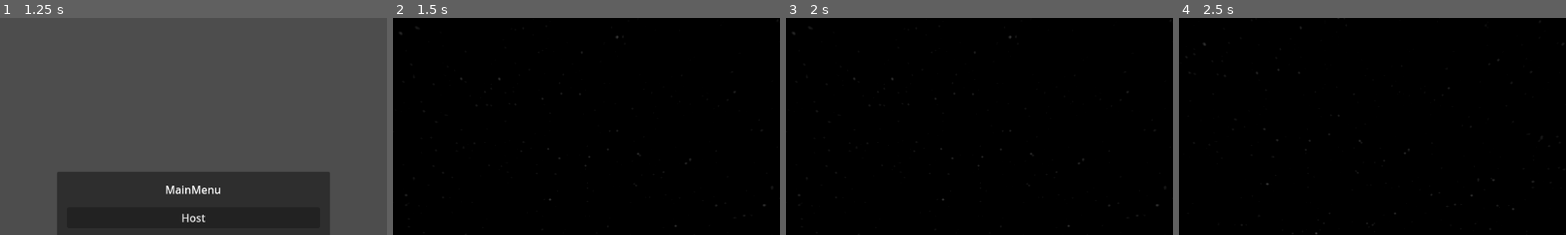
Above: before the commit, frames 1-4 (left to right).
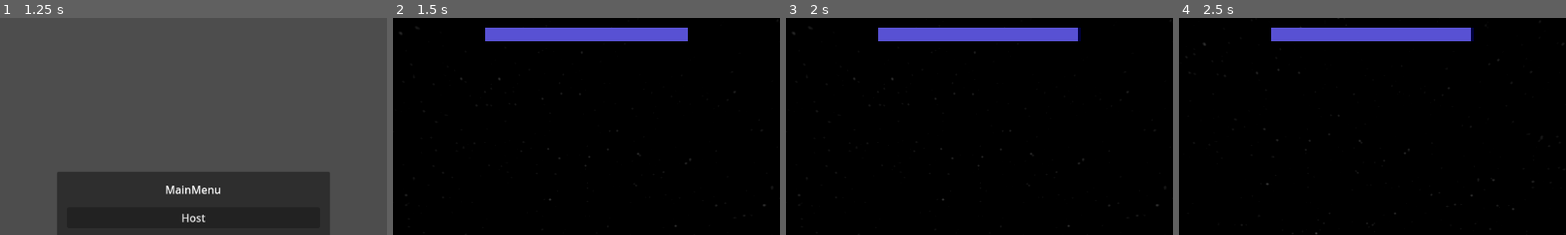
Above: after the commit, the same moments.

Repository: YuraStebel/CosmosGodotProject
Game: Godot game, scene res://scenes/wrld.tscn
Two runs of this game, one before a commit and one after it. Both use one fixed random seed, a clock stepped at 60 frames per second and the inputs below. The engine's default icon, where the game draws it, is replaced by a stand-in: a white triangle on a blue panel in a dark square.
Inputs (mouse positions are % of the whole screen's width and height, from its top left):
- Up to frame 1 (1.25 s): click (50, 60) at 0.52 s; type "12" at 0.6 s
- Up to frame 2 (1.5 s): click "Host" at 1.25 s
- Up to frame 3 (2 s): no input
- Up to frame 4 (2.5 s): tap Enter (ui_accept) at 2, 2.27 s; move the mouse to (55, 50) at 2.02 s; hold W (forward) from 2.03 s (still down); tap D (righ) at 2.1 s
The pictures show only the part of the screen within x 25-75%, y 0-50%; the shares and areas given below are measured in that part.

Frame 1 is identical in both runs. In frame 2, 3.3% of the frame differs, in the area x 23-77%, y 4-11%; in frame 3, 3.3%; in frame 4, 3.3%.

Commit message:
added oxygen bar

Diff:
--- a/scenes/player.tscn
+++ b/scenes/player.tscn
@@ -1,7 +1,9 @@
-[gd_scene load_steps=6 format=3 uid="uid://cc3xq36jc4yo"]
+[gd_scene load_steps=8 format=3 uid="uid://cc3xq36jc4yo"]
 
 [ext_resource type="Script" uid="uid://5bierablijt0" path="res://scripts/rigid_body_3d.gd" id="1_4flbx"]
 [ext_resource type="Script" uid="uid://dxru75ln0auhr" path="res://scripts/stats.gd" id="2_g2els"]
+[ext_resource type="Texture2D" uid="uid://dtohxgx8784ld" path="res://images/HUD/oxygenbarbackground.png" id="3_dqkch"]
+[ext_resource type="Texture2D" uid="uid://bwx2p7b6c2rn7" path="res://images/HUD/oxygenbar.png" id="4_qlg0r"]
 
 [sub_resource type="CapsuleShape3D" id="CapsuleShape3D_h5h1p"]
 
@@ -41,3 +43,29 @@
 
 [node name="Stats" type="Node" parent="."]
 script = ExtResource("2_g2els")
+
+[node name="Control" type="Control" parent="."]
+layout_mode = 3
+anchors_preset = 15
+anchor_right = 1.0
+anchor_bottom = 1.0
+grow_horizontal = 2
+grow_vertical = 2
+mouse_filter = 2
+
+[node name="HUD" type="PanelContainer" parent="Control"]
+custom_minimum_size = Vector2(0.03, 0)
+layout_mode = 1
+anchors_preset = 5
+anchor_left = 0.5
+anchor_right = 0.5
+offset_left = -150.0
+offset_top = 15.0
+offset_right = 150.0
+offset_bottom = 35.0
+grow_horizontal = 2
+
+[node name="OxygenBar" type="TextureProgressBar" parent="Control/HUD"]
+layout_mode = 2
+texture_under = ExtResource("3_dqkch")
+texture_progress = ExtResource("4_qlg0r")
--- a/scripts/stats.gd
+++ b/scripts/stats.gd
@@ -1,13 +1,14 @@
 extends Node
 
+#КИСЛОРОД
 var max_oxygen: float = 100
 var current_oxygen: float
 var oxygen_decrease_rate: float = 1.0
 var oxygen_reloading_rate: float = 10.0
-
-
 var is_in_oxygen_zone = false
 
+#HUD
+@onready var oxygen_bar = $"../Control/HUD/OxygenBar"
 # Called when the node enters the scene tree for the first time.
 func _ready() -> void:
 	current_oxygen = max_oxygen
@@ -15,8 +16,13 @@
 
 # Called every frame. 'delta' is the elapsed time since the previous frame.
 func _physics_process(delta: float) -> void:
+	if not is_multiplayer_authority():
+		return
+
 	if is_in_oxygen_zone:
 		current_oxygen = min(current_oxygen + oxygen_reloading_rate * delta, max_oxygen)
 	else:
 		current_oxygen = max(current_oxygen - oxygen_decrease_rate * delta, 0)
 	print(current_oxygen)
+
+	oxygen_bar.value = current_oxygen
Binary file added: images/HUD/oxygenbar.png
Not shown, added: images/HUD/oxygenbar.png.import
Binary file added: images/HUD/oxygenbarbackground.png
Not shown, added: images/HUD/oxygenbarbackground.png.import
